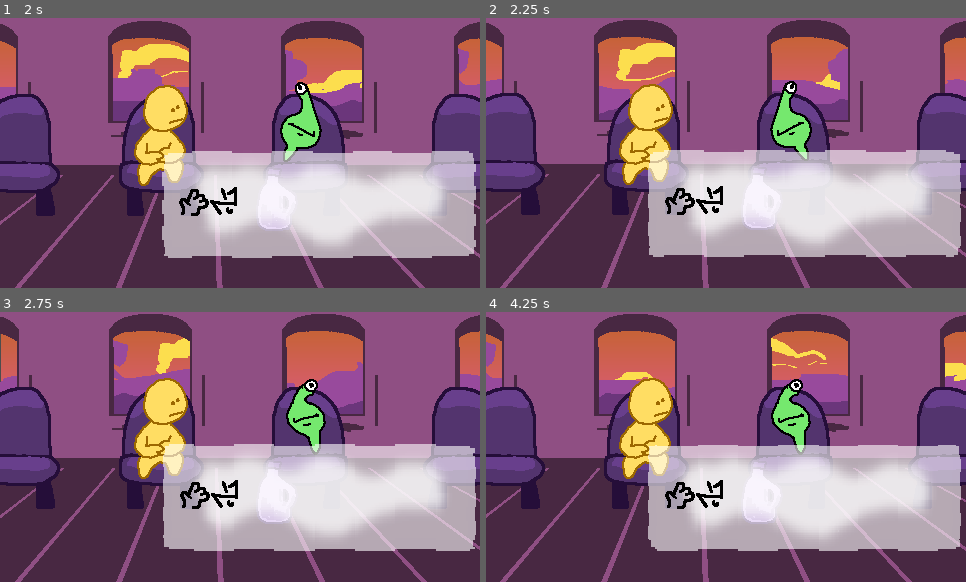
Above: before the commit, frames 1-4 (two rows, left to right).
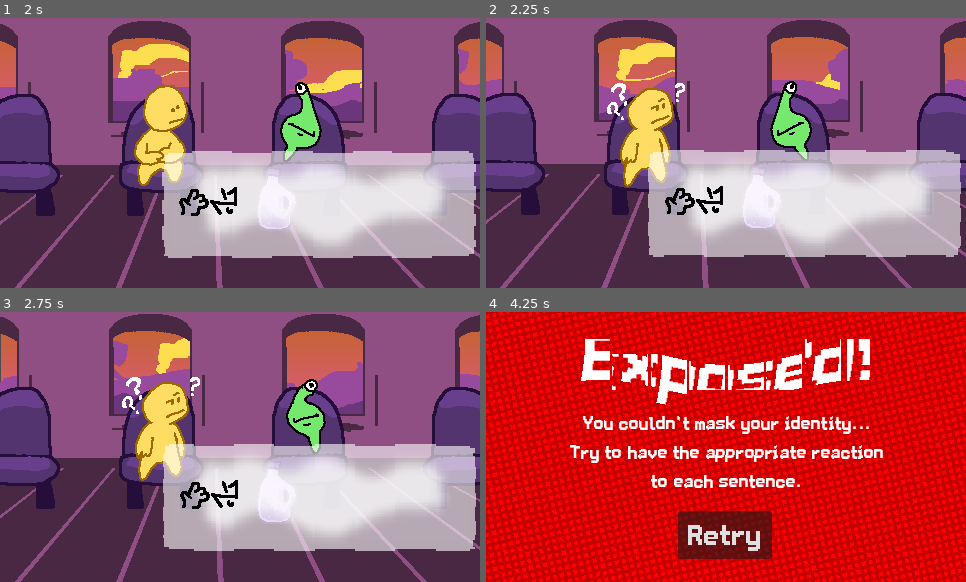
Above: after the commit, the same moments.

Repository: hryspider/GGJ-Committee-Team26
Game: Godot game, scene res://rooms/train.tscn
Two runs of this game, one before a commit and one after it. Both use one fixed random seed, a clock stepped at 60 frames per second and the inputs below. This scene is started directly instead of the project's main scene.
Inputs (mouse positions are in pixels of both pictures, inside the frame that each line leads up to):
- Up to frame 1 (2 s): tap Enter at 0.5 s; move the mouse to (345, 139) at 0.52 s; hold D (right) 0.53-1.28 s; click (345, 139) at 0.6 s; move the mouse to (144, 166) at 1.27 s; hold S (down) from 1.28 s (still down); tap Q (dictionary) at 1.35 s
- Up to frame 2 (2.25 s): move the mouse to (774, 93) at 2.02 s; release S (down) at 2.03 s; hold D (right) from 2.03 s (still down); tap E (interact) at 2.1 s
- Up to frame 3 (2.75 s): keep holding D (right)
- Up to frame 4 (4.25 s): move the mouse to (702, 501) at 2.77 s; release D (right) at 2.78 s; hold W (up) 2.78-3.53 s; click (702, 501) at 2.85 s; move the mouse to (870, 487) at 3.52 s; hold A (left) from 3.53 s (still down); tap Q (dictionary) at 3.6 s

Frame 1 is identical in both runs. In frame 2, 1.1% of the frame differs, in the area x 25-42%, y 24-63%; in frame 3, 1.1%; in frame 4, 100%, in the area x 0-100%, y 0-100%.

Commit message:
scene 3 done!!!! I think

Diff:
--- a/objects/glorp.gd
+++ b/objects/glorp.gd
@@ -89,6 +89,12 @@
 	return [true, true, true, true, false, false, false, true, false, false, true, false, true, true, true][line];
 	# you can't stop me harry
 
+func is_emotion_valid():
+	if get_wanted_emotion(linecount): # smile or laugh required
+		return current_emotion == 0 || current_emotion == 1
+	else: # sad required
+		return current_emotion == 2
+
 func _on_sprite_frame_changed():
 	if sprite.animation == "walk" and fmod(sprite.frame, 3) == 1: splat.play()
 
--- /dev/null
+++ b/rooms/animated_sprite_2d.gd
@@ -0,0 +1,26 @@
+extends AnimatedSprite2D
+
+var suspicion = 0
+
+# Called when the node enters the scene tree for the first time.
+func _ready() -> void:
+	pass # Replace with function body.
+
+
+# Called every frame. 'delta' is the elapsed time since the previous frame.
+func _process(delta: float) -> void:
+	if !get_node("../Glorp").is_emotion_valid():
+		suspicion += 0.4
+		suspicion = min(suspicion, 100)
+	else:
+		suspicion -= 0.1
+		suspicion = max(suspicion, 0)
+
+	if suspicion == 100:
+		get_tree().change_scene_to_file("res://rooms/failure.tscn")
+	elif suspicion > 80:
+		play("upset")
+	elif suspicion > 50:
+		play("confused")
+	else:
+		play("talk")
--- /dev/null
+++ b/rooms/button2.gd
@@ -0,0 +1,15 @@
+extends Button
+
+
+# Called when the node enters the scene tree for the first time.
+func _ready() -> void:
+	pass # Replace with function body.
+
+
+# Called every frame. 'delta' is the elapsed time since the previous frame.
+func _process(delta: float) -> void:
+	pass
+
+func _on_pressed() -> void:
+	get_tree().change_scene_to_file("res://rooms/train.tscn")
+	pass # Replace with function body.
--- /dev/null
+++ b/rooms/failure.tscn
@@ -0,0 +1,88 @@
+[gd_scene format=3 uid="uid://dhc0se6io4ksk"]
+
+[ext_resource type="Material" uid="uid://mnx2ug0qmck6" path="res://shaders/background_material.tres" id="1_ls6s3"]
+[ext_resource type="Texture2D" uid="uid://bd5fywco1xi42" path="res://images/ui/white_background.png" id="2_xs0cm"]
+[ext_resource type="Shader" uid="uid://btxr4e7dfnmlk" path="res://shaders/pixel_jitter.gdshader" id="3_hdtol"]
+[ext_resource type="FontFile" uid="uid://bheug0blsloux" path="res://text/retro-pixel-thick.ttf" id="4_l5dl6"]
+[ext_resource type="Script" uid="uid://c0auvmni62xkg" path="res://rooms/button2.gd" id="5_xs0cm"]
+
+[sub_resource type="ShaderMaterial" id="ShaderMaterial_unp1r"]
+shader = ExtResource("3_hdtol")
+
+[node name="Control" type="Control" unique_id=601015252]
+layout_mode = 3
+anchors_preset = 15
+anchor_right = 1.0
+anchor_bottom = 1.0
+grow_horizontal = 2
+grow_vertical = 2
+
+[node name="TextureRect" type="TextureRect" parent="." unique_id=1983883595]
+material = ExtResource("1_ls6s3")
+instance_shader_parameters/primary_color = Color(17.907396, 0.0043565137, 0.0014674572, 1)
+instance_shader_parameters/secondary_color = Color(0.775514, 0, 0, 1)
+layout_mode = 0
+offset_right = 40.0
+offset_bottom = 40.0
+texture = ExtResource("2_xs0cm")
+
+[node name="Label" type="Label" parent="TextureRect" unique_id=1438637886]
+material = SubResource("ShaderMaterial_unp1r")
+instance_shader_parameters/localjitterrate = 10.835
+instance_shader_parameters/localjitterscale = 9.545
+layout_mode = 1
+anchors_preset = 5
+anchor_left = 0.5
+anchor_right = 0.5
+offset_left = -151.5
+offset_top = 4.0
+offset_right = 151.5
+offset_bottom = 102.0
+grow_horizontal = 2
+theme_override_fonts/font = ExtResource("4_l5dl6")
+theme_override_font_sizes/font_size = 77
+text = "Exposed!"
+horizontal_alignment = 1
+
+[node name="Label2" type="Label" parent="TextureRect" unique_id=133112084]
+material = SubResource("ShaderMaterial_unp1r")
+instance_shader_parameters/localjitterrate = -7.2
+instance_shader_parameters/localjitterscale = 0.92
+layout_mode = 1
+anchors_preset = 7
+anchor_left = 0.5
+anchor_top = 1.0
+anchor_right = 0.5
+anchor_bottom = 1.0
+offset_left = -157.5
+offset_top = -172.0
+offset_right = 157.5
+offset_bottom = -74.0
+grow_horizontal = 2
+grow_vertical = 0
+theme_override_fonts/font = ExtResource("4_l5dl6")
+theme_override_font_sizes/font_size = 20
+text = "You couldn't mask your identity...
+Try to have the appropriate reaction
+to each sentence."
+horizontal_alignment = 1
+
+[node name="Button" type="Button" parent="TextureRect" unique_id=746909208]
+layout_mode = 1
+anchors_preset = 7
+anchor_left = 0.5
+anchor_top = 1.0
+anchor_right = 0.5
+anchor_bottom = 1.0
+offset_left = -48.0
+offset_top = -60.0
+offset_right = 46.0
+offset_bottom = -23.0
+grow_horizontal = 2
+grow_vertical = 0
+theme_override_fonts/font = ExtResource("4_l5dl6")
+theme_override_font_sizes/font_size = 32
+text = "Retry"
+script = ExtResource("5_xs0cm")
+
+[connection signal="pressed" from="TextureRect/Button" to="TextureRect/Button" method="_on_pressed"]
--- a/rooms/train.tscn
+++ b/rooms/train.tscn
@@ -10,6 +10,7 @@
 [ext_resource type="Texture2D" uid="uid://bcdicsr7l0xen" path="res://images/lvl3chair.png" id="7_hapkl"]
 [ext_resource type="Texture2D" uid="uid://dca043ly81rrx" path="res://images/trainguy.png" id="8_jp836"]
 [ext_resource type="Texture2D" uid="uid://dg4bqdcm1anr5" path="res://images/milk.png" id="9_yibk6"]
+[ext_resource type="Script" uid="uid://beoaf3u2wx8co" path="res://rooms/animated_sprite_2d.gd" id="10_fy8s7"]
 [ext_resource type="PackedScene" path="res://ui/dialogmanager.tscn" id="10_xgass"]
 [ext_resource type="Script" path="res://ui/dialogline.gd" id="12_sbr4p"]
 [ext_resource type="PackedScene" uid="uid://bf44lvopd5hap" path="res://objects/glorp.tscn" id="13_kkx3h"]
@@ -144,9 +145,6 @@
 [sub_resource type="Resource" id="Resource_j80o0"]
 script = ExtResource("12_sbr4p")
 speaker = NodePath("../AnimatedSprite2D")
-animations = Dictionary[NodePath, String]({
-NodePath("../AnimatedSprite2D"): "talk"
-})
 content = "you have milk?"
 duration = 5.0
 
@@ -213,9 +211,6 @@
 [sub_resource type="Resource" id="Resource_q1shn"]
 script = ExtResource("12_sbr4p")
 speaker = NodePath("../AnimatedSprite2D")
-animations = Dictionary[NodePath, String]({
-NodePath("../AnimatedSprite2D"): "happy"
-})
 content = "fuck yes!"
 duration = 5.0
 
@@ -281,7 +276,8 @@
 [node name="AnimatedSprite2D" type="AnimatedSprite2D" parent="." unique_id=1812223755]
 position = Vector2(158, 131)
 sprite_frames = SubResource("SpriteFrames_j80o0")
-animation = &"talk"
+animation = &"happy"
+script = ExtResource("10_fy8s7")
 
 [node name="Milk" type="Sprite2D" parent="." unique_id=803308898]
 position = Vector2(273, 178)
--- /dev/null
+++ b/rooms/victory.tscn
@@ -0,0 +1,92 @@
+[gd_scene format=3 uid="uid://dqjqd63vru0b6"]
+
+[ext_resource type="Material" uid="uid://mnx2ug0qmck6" path="res://shaders/background_material.tres" id="1_eldbo"]
+[ext_resource type="Texture2D" uid="uid://bd5fywco1xi42" path="res://images/ui/white_background.png" id="2_lxfjm"]
+[ext_resource type="Shader" uid="uid://btxr4e7dfnmlk" path="res://shaders/pixel_jitter.gdshader" id="3_355tr"]
+[ext_resource type="FontFile" uid="uid://bheug0blsloux" path="res://text/retro-pixel-thick.ttf" id="4_hen07"]
+
+[sub_resource type="ShaderMaterial" id="ShaderMaterial_unp1r"]
+shader = ExtResource("3_355tr")
+
+[node name="Control" type="Control" unique_id=601015252]
+layout_mode = 3
+anchors_preset = 15
+anchor_right = 1.0
+anchor_bottom = 1.0
+grow_horizontal = 2
+grow_vertical = 2
+
+[node name="TextureRect" type="TextureRect" parent="." unique_id=1983883595]
+material = ExtResource("1_eldbo")
+instance_shader_parameters/primary_color = Color(0, 0.8393933, 0, 1)
+instance_shader_parameters/secondary_color = Color(0.19215687, 1, 0, 1)
+layout_mode = 0
+offset_right = 40.0
+offset_bottom = 40.0
+texture = ExtResource("2_lxfjm")
+
+[node name="Label" type="Label" parent="TextureRect" unique_id=1438637886]
+material = SubResource("ShaderMaterial_unp1r")
+instance_shader_parameters/color = Color(0, 0, 0, 1)
+instance_shader_parameters/localjitterrate = 10.835
+instance_shader_parameters/localjitterscale = 9.545
+layout_mode = 1
+anchors_preset = 5
+anchor_left = 0.5
+anchor_right = 0.5
+offset_left = -151.5
+offset_top = 4.0
+offset_right = 151.5
+offset_bottom = 102.0
+grow_horizontal = 2
+theme_override_fonts/font = ExtResource("4_hen07")
+theme_override_font_sizes/font_size = 77
+text = "gleep!!"
+horizontal_alignment = 1
+
+[node name="Label2" type="Label" parent="TextureRect" unique_id=133112084]
+material = SubResource("ShaderMaterial_unp1r")
+instance_shader_parameters/color = Color(0, 0, 0, 1)
+instance_shader_parameters/localjitterrate = -7.2
+instance_shader_parameters/localjitterscale = 0.92
+layout_mode = 1
+anchors_preset = 7
+anchor_left = 0.5
+anchor_top = 1.0
+anchor_right = 0.5
+anchor_bottom = 1.0
+offset_left = -157.5
+offset_top = -172.0
+offset_right = 157.5
+offset_bottom = -74.0
+grow_horizontal = 2
+grow_vertical = 0
+theme_override_fonts/font = ExtResource("4_hen07")
+theme_override_font_sizes/font_size = 20
+text = "You were able to mask yourself,
+successfully becoming a member
+of human society..."
+horizontal_alignment = 1
+
+[node name="Label2" type="Label" parent="TextureRect/Label2" unique_id=212686995]
+material = SubResource("ShaderMaterial_unp1r")
+instance_shader_parameters/color = Color(0, 0, 0, 1)
+instance_shader_parameters/localjitterrate = -7.2
+instance_shader_parameters/localjitterscale = 0.92
+layout_mode = 1
+anchors_preset = 7
+anchor_left = 0.5
+anchor_top = 1.0
+anchor_right = 0.5
+anchor_bottom = 1.0
+offset_left = -157.0
+offset_top = 8.0
+offset_right = 158.0
+offset_bottom = 106.0
+grow_horizontal = 2
+grow_vertical = 0
+theme_override_fonts/font = ExtResource("4_hen07")
+theme_override_font_sizes/font_size = 20
+text = "By Harry, Anton and Zac
+GGJ 2026"
+horizontal_alignment = 1
--- a/ui/dialogmanager.gd
+++ b/ui/dialogmanager.gd
@@ -44,3 +44,5 @@
 	complete = true
 	emit_signal("finished")
 	curr_line = 0
+
+	if get_parent().name == "Train": get_tree().change_scene_to_file("res://rooms/victory.tscn")
Not shown, added: rooms/animated_sprite_2d.gd.uid
Not shown, added: rooms/button2.gd.uid
Not shown: 1 places in ui/beer_overlay.tscn that only renumber resources
